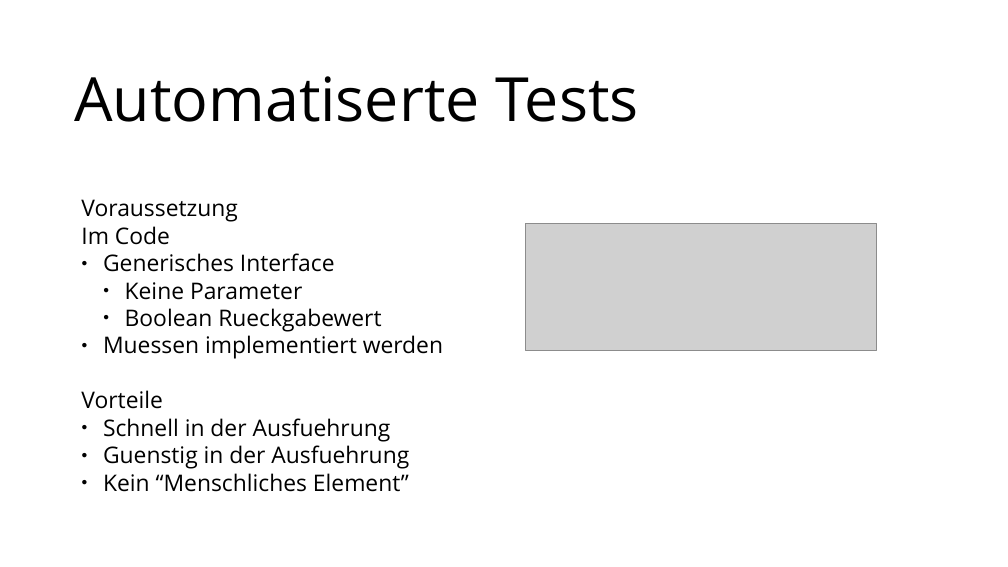
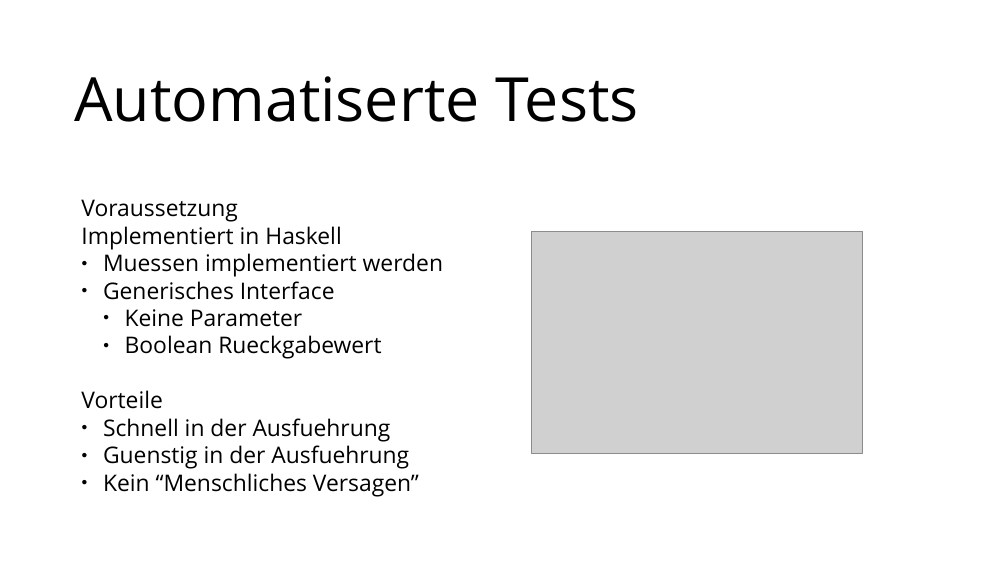
Before and after one commit to MoritzGoeckel/QuickCheck_Experiments, a slide deck: slide 4 of Praesentation.odp. Drawn at 1008x567 pixels with LibreOffice and Linux fonts; fonts in the diff are those of the drawing; grey boxes stand for pictures. Boxes give left, top, right and bottom in pixels: in the first picture for what was removed or moved away, otherwise in the second. Text is boxed around its words. In the diff, an @@ line names an element or a change of style, - is before the commit and + after.

```diff
--- a/Praesentation.odp
+++ b/Praesentation.odp
@@ text at bbox=[81, 199, 443, 277]: text changed @@
-Voraussetzung Im Code
+Voraussetzung Implementiert in Haskell
+● Muessen implementiert werden
@@ picture: place and size @@
-picture at bbox=[526, 223, 877, 350]
+picture at bbox=[531, 231, 862, 454]
@@ text at bbox=[103, 335, 443, 359]: paragraph removed @@
-● Muessen implementiert werden
@@ text at bbox=[103, 473, 419, 497]: text changed @@
-● Kein “Menschliches Element”
+● Kein “Menschliches Versagen”
```
Also in this commit, not shown: 4 other slides changed, 7 slides added, 4 slides removed, 12 other files.
